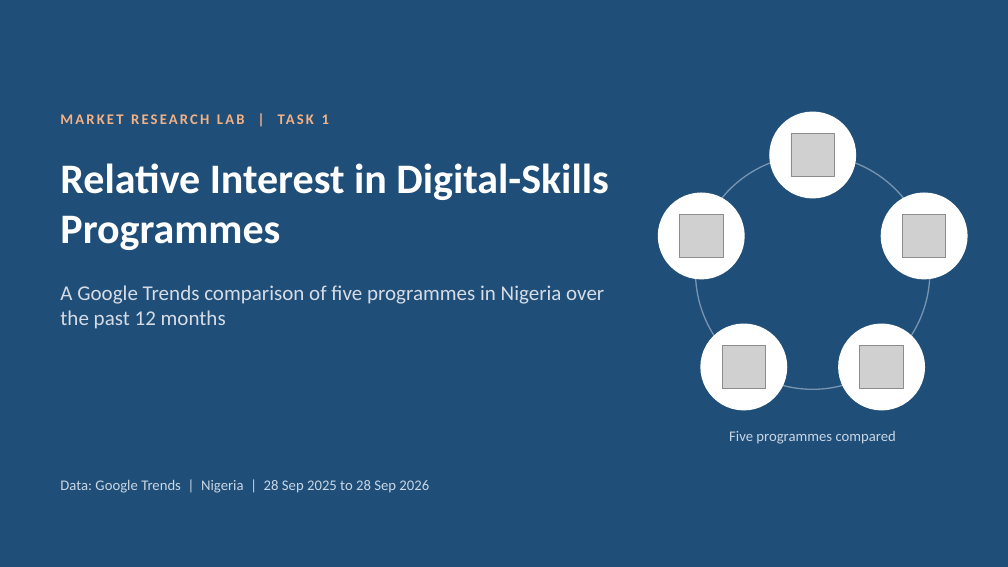
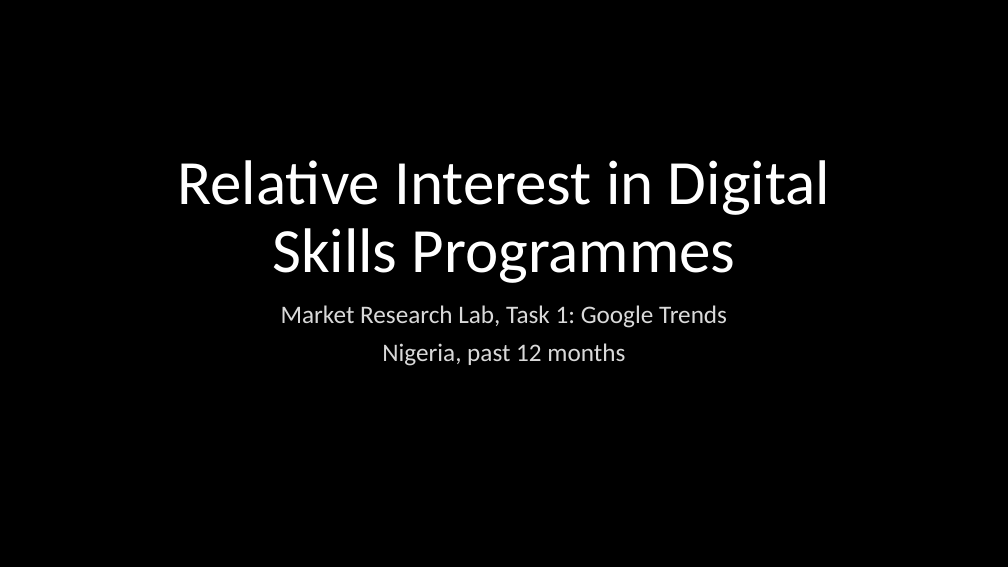
Before and after one commit to BadboyVee/BlackHoleeee, a slide deck: slide 1 of assignment/Relative_Interest_Pie_Chart.pptx. Drawn at 1008x567 pixels with LibreOffice and Linux fonts; fonts in the diff are those of the drawing; grey boxes stand for pictures. Boxes give left, top, right and bottom in pixels: in the first picture for what was removed or moved away, otherwise in the second. Text is boxed around its words. In the diff, an @@ line names an element or a change of style, - is before the commit and + after.

```diff
--- a/assignment/Relative_Interest_Pie_Chart.pptx
+++ b/assignment/Relative_Interest_Pie_Chart.pptx
@@ background #1F4E79 to #000000 @@
@@ title "Relative Interest in Digital Skills ..." at (x1=177, y1=160, x2=830, y2=283): vertical alignment top to bottom @@
@@ text removed at (x1=322, y1=114, x2=329, y2=124) @@
-MARKET RESEARCH LAB | TASK 1
@@ ellipse removed at (x1=770, y1=112, x2=857, y2=199) @@
@@ picture removed at (x1=791, y1=133, x2=834, y2=176) @@
@@ title at (x1=177, y1=160, x2=830, y2=283): text changed; size 40 to 60 pt; bold off @@
-Relative Interest in Digital-Skills Programmes
+Relative Interest in Digital Skills Programmes
@@ ellipse removed at (x1=696, y1=155, x2=930, y2=389) @@
@@ ellipse removed at (x1=658, y1=193, x2=745, y2=280) @@
@@ ellipse removed at (x1=881, y1=193, x2=968, y2=280) @@
@@ picture removed at (x1=680, y1=214, x2=723, y2=257) @@
@@ picture removed at (x1=903, y1=214, x2=946, y2=257) @@
@@ text removed at (x1=60, y1=285, x2=604, y2=329) @@
-A Google Trends comparison of five programmes in Nigeria over the past 12 months
@@ subtitle added at (x1=281, y1=305, x2=727, y2=366), 24 pt, text #D9D9D9 @@
+Market Research Lab, Task 1: Google Trends
+Nigeria, past 12 months
@@ ellipse removed at (x1=700, y1=324, x2=787, y2=411) @@
@@ ellipse removed at (x1=839, y1=324, x2=926, y2=411) @@
@@ picture removed at (x1=722, y1=346, x2=765, y2=389) @@
@@ picture removed at (x1=860, y1=346, x2=903, y2=389) @@
@@ text removed at (x1=729, y1=431, x2=896, y2=444) @@
-Five programmes compared
@@ text removed at (x1=60, y1=480, x2=429, y2=493) @@
-Data: Google Trends | Nigeria | 28 Sep 2025 to 28 Sep 2026
```
Also in this commit, not shown: 4 slides added, 5 slides removed, 10 other files.
